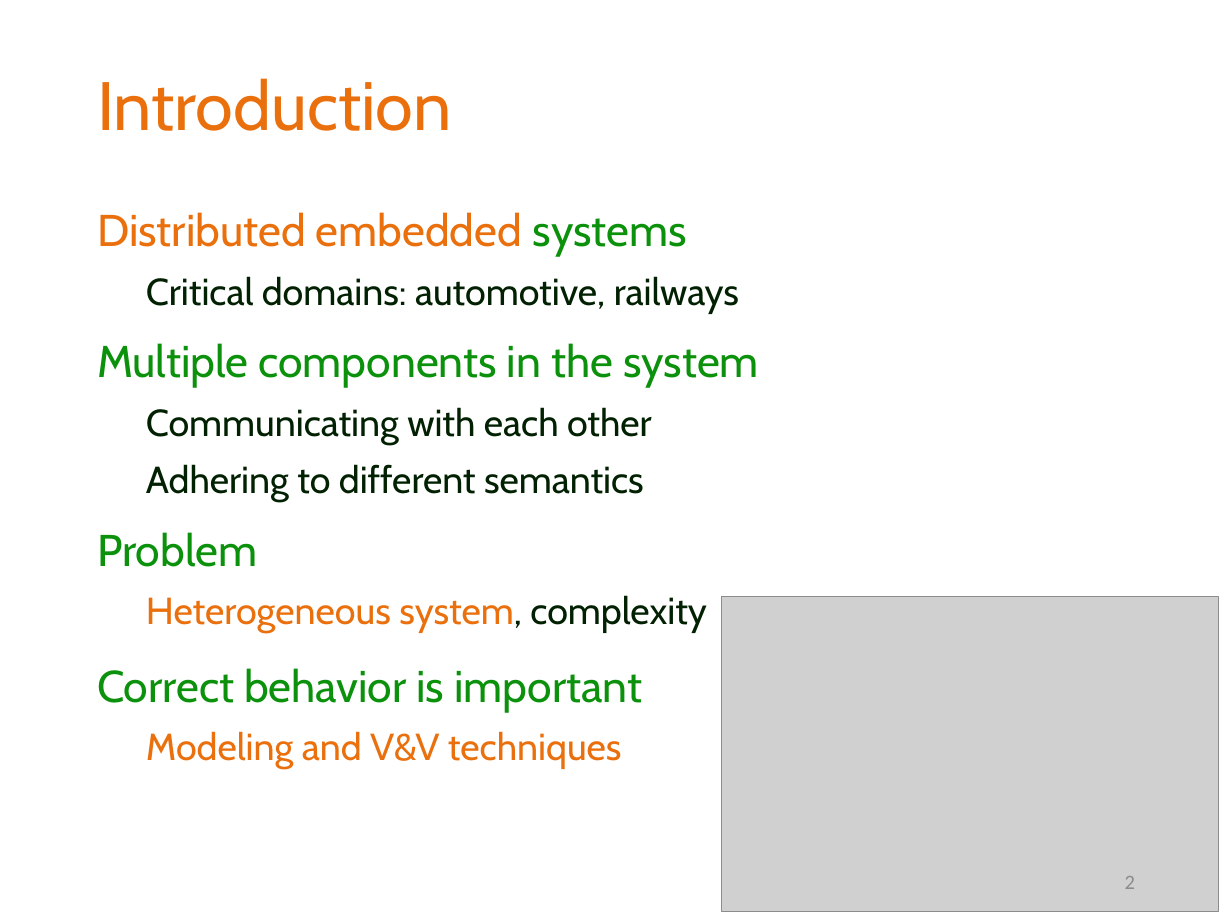
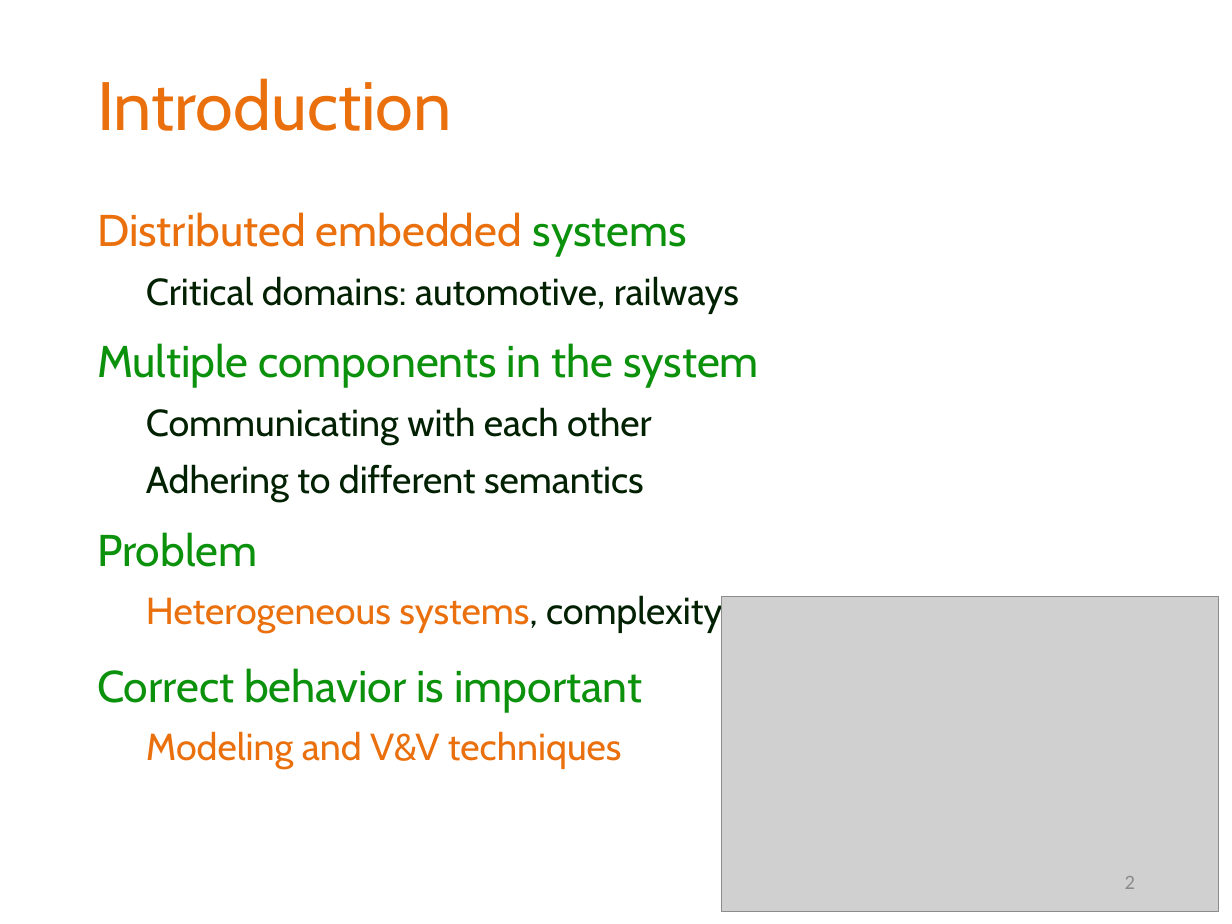
Before and after one commit to grbeni/minisymp2018, a slide deck: slide 2 of presentation/gb_mv_gamma.pptx. Drawn at 1232x924 pixels with LibreOffice and Linux fonts; fonts in the diff are those of the drawing; grey boxes stand for pictures; background and template pictures are left out. Boxes give left, top, right and bottom in pixels: in the first picture for what was removed or moved away, otherwise in the second. Text is boxed around its words. In the diff, an @@ line names an element or a change of style, - is before the commit and + after.

```diff
--- a/presentation/gb_mv_gamma.pptx
+++ b/presentation/gb_mv_gamma.pptx
@@ text at (146,595,722,633): text changed @@
-  Heterogeneous system, complexity
+  Heterogeneous systems, complexity
```
Also in this commit, not shown: 2 other slides changed, 1 slide removed.
